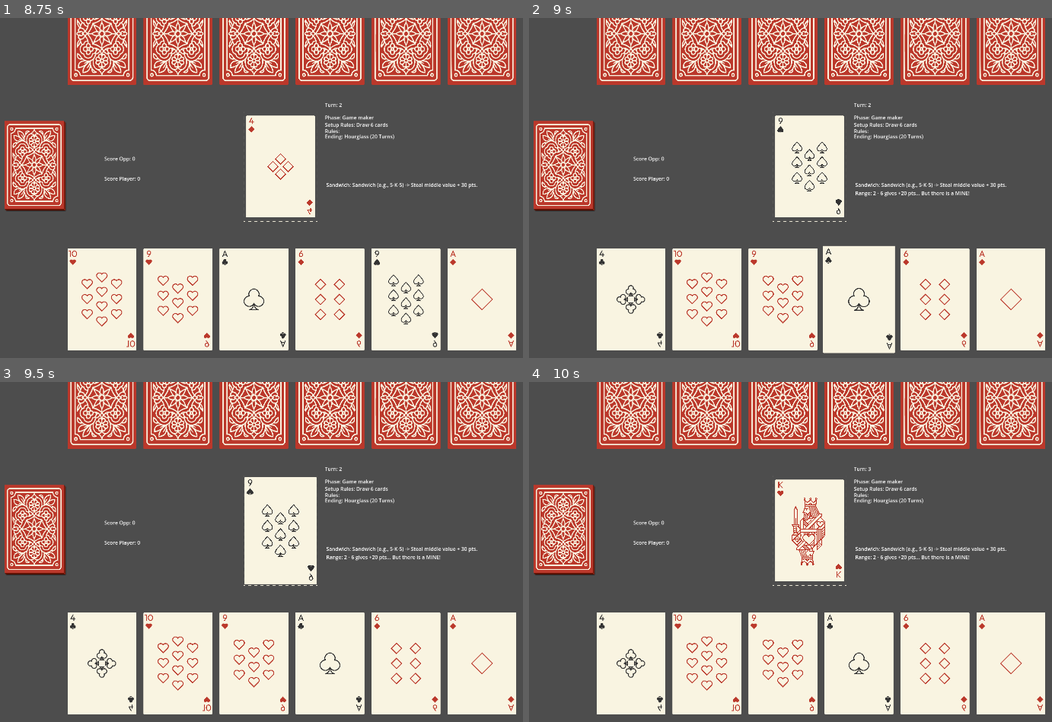
Above: before the commit, frames 1-4 (two rows, left to right).
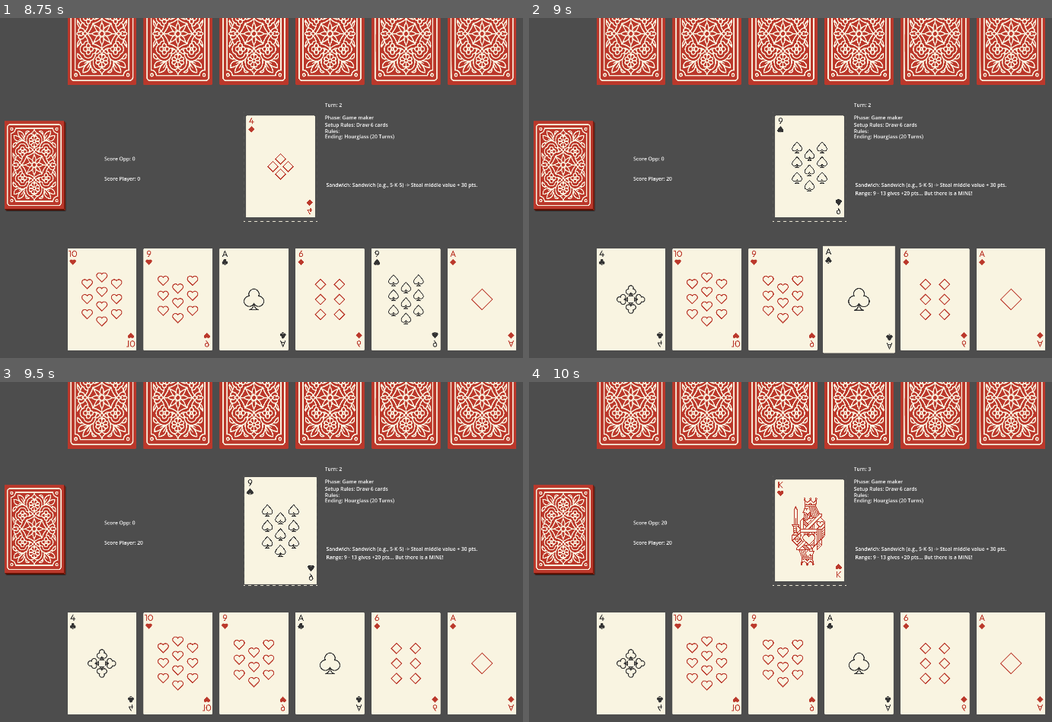
Above: after the commit, the same moments.

Repository: alicegrama/godot-card-game
Game: Godot game, scene res://Scenes/main.tscn
Same seed, same stepped clock (60 frames per second), same inputs: the game is played once before the commit and once after it.
Inputs (mouse positions are in pixels of both pictures, inside the frame that each line leads up to):
- Up to frame 1 (8.75 s): click "End Setup Phase" at 0.5 s; click "Take" at 1.25 s; click "End Setup Phase" at 2 s; click "Take" at 2.75 s; click "End Setup Phase" at 3.5 s; click "Take" at 4.25 s; tap Enter at 5, 7.25 s; drag from (481, 300) to (481, 35) at 5.02 s; click "POINTS" at 5.75 s; tap Space at 6.5, 8 s; drag from (481, 35) to (481, 300) at 6.52 s; move the mouse to (407, 300) at 7.27 s; click (407, 300) at 7.42 s; drag from (407, 35) to (282, 167) at 8.02 s
- Up to frame 2 (9 s): drag from (936, 300) to (811, 167) at 8.77 s
- Up to frame 3 (9.5 s): no input
- Up to frame 4 (10 s): tap Enter at 9.5 s; drag from (936, 664) to (811, 531) at 9.52 s

Frame 1 is identical in both runs. In frame 2, 0.1% of the frame differs, in the area x 26-85%, y 46-53%; in frame 3, 0.1%; in frame 4, 0.1%, in the area x 25-85%, y 40-53%.

Commit message:
something

Diff:
--- a/Scenes/main.gd
+++ b/Scenes/main.gd
@@ -711,15 +711,15 @@
 		weighted_candidates.append([12, gsuit, gnumber, dsuit, dnumber])
 		probs.append(30)
 	if [13] not in pointrules:
-		var mine_val = randi() % 13 +1
-		var offset = randi() % 4 + 1
+		var mine_val = randi() % 13 +2
+		var offset = randi() % 5
 		var start = mine_val - offset
-		var end = mine_val + offset
+		var end = mine_val + 4 + offset
 		if start < 2:
-			end += 2-start
+			end += 6
 			start = 2
 		if end > 13:
-			start = end - 13
+			start = 9
 			end = 13
 
 		weighted_candidates.append([13, mine_val, start, end])
